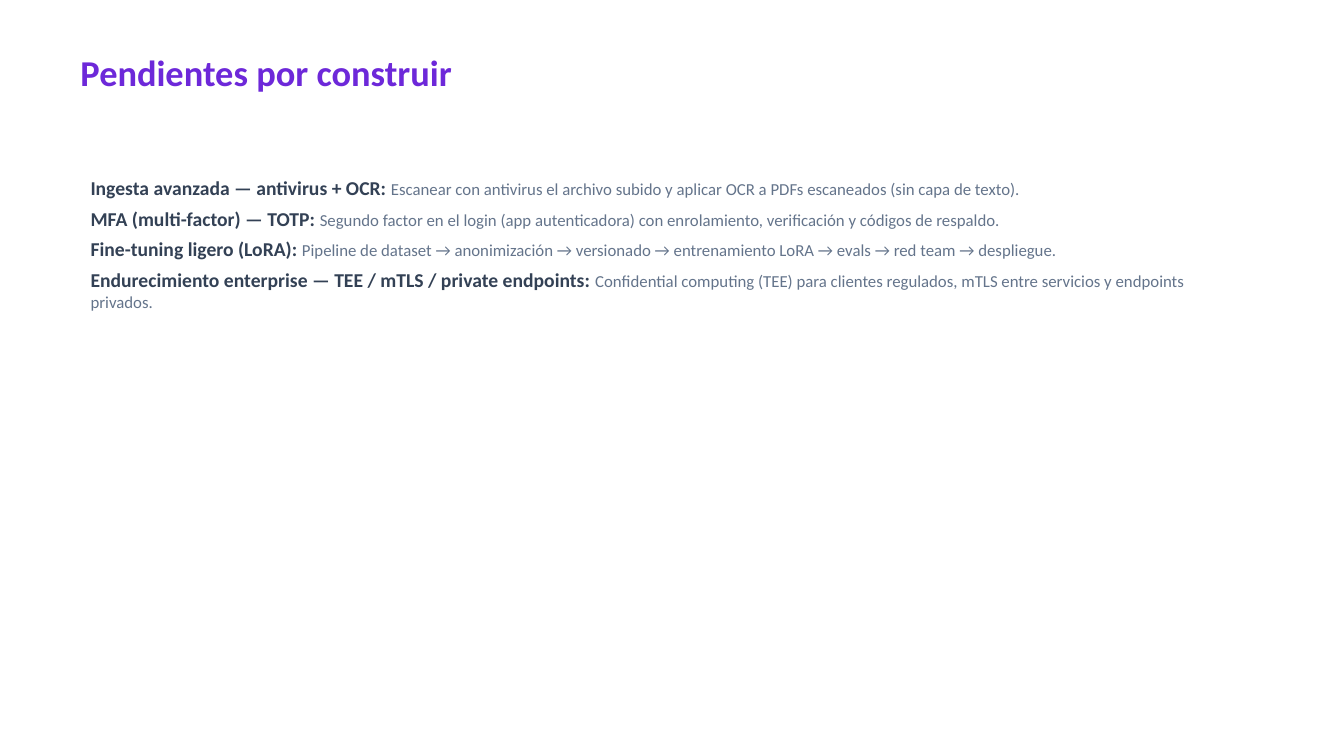
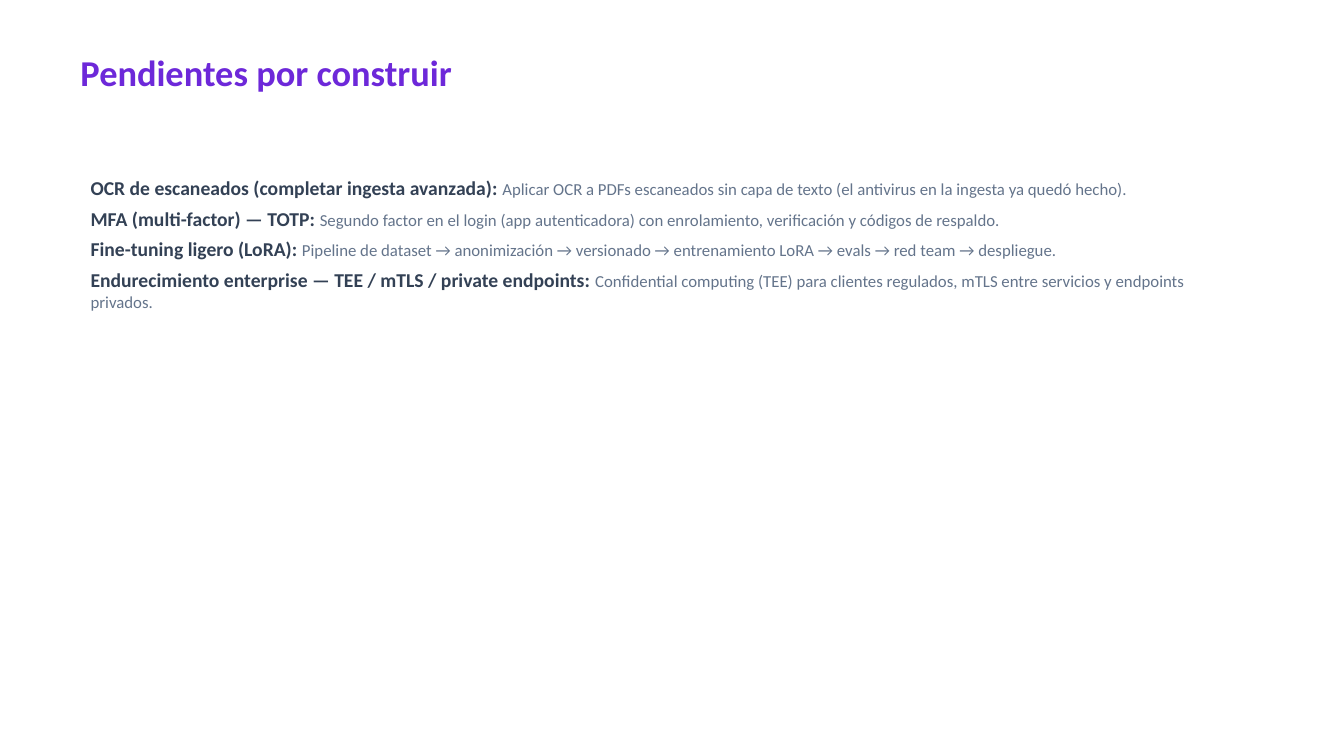
Before and after one commit to angeljba1480-AB/S4Bdashboard, a slide deck: slide 10 of docs/generados/MaestroAI-Tecnico-v2.pptx. Drawn at 1344x756 pixels with LibreOffice and Linux fonts; fonts in the diff are those of the drawing. Boxes give left, top, right and bottom in pixels: in the first picture for what was removed or moved away, otherwise in the second. Text is boxed around its words. In the diff, an @@ line names an element or a change of style, - is before the commit and + after.

```diff
--- a/docs/generados/MaestroAI-Tecnico-v2.pptx
+++ b/docs/generados/MaestroAI-Tecnico-v2.pptx
@@ text at [91,180,1126,199]: text changed @@
-Ingesta avanzada — antivirus + OCR: Escanear con antivirus el archivo subido y aplicar OCR a PDFs escaneados (sin capa de texto).
+OCR de escaneados (completar ingesta avanzada): Aplicar OCR a PDFs escaneados sin capa de texto (el antivirus en la ingesta ya quedó hecho).
```
Also in this commit, not shown: 12 other files.
